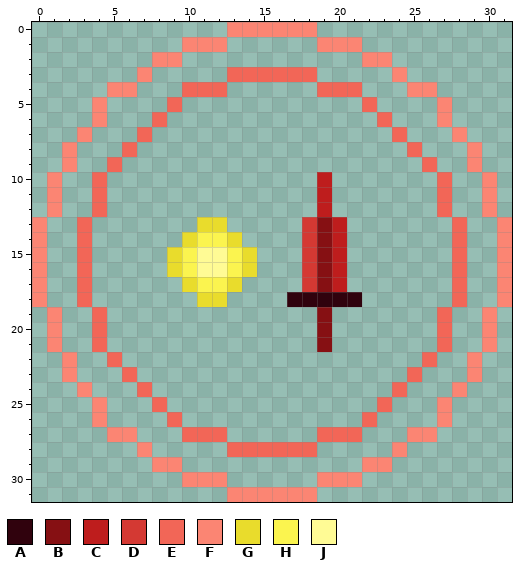
Pixel-art file: Roguelike Project/Assets/Sprites/PowerUp/ProjDamage.aseprite. That is the earlier state.
32x32 pixels, 1 frame.
Palette (. is transparent): A #30020d  B #861013  C #be1d1d  D #d43933  E #f26657  F #fb8573  G #e9dc2c  H #fbf44f  J #fffb95
Pixels before, first column x 0:
 0 .............FFFFFF.............
 1 ..........FFF......FFF..........
 2 ........FF............FF........
 3 .......F.....EEEEEE.....F.......
 4 .....FF...EEE......EEE...FF.....
 5 ....F....E............E....F....
 6 ....F...E..............E...F....
 7 ...F...E................E...F...
 8 ..F...E..................E...F..
 9 ..F..E....................E..F..
10 .F..E..............C.......E..F.
11 .F..E..............C.......E..F.
12 .F..E..............C.......E..F.
13 F..E.......GG.....DBC.......E..F
14 F..E......GHHG....DBC.......E..F
15 F..E.....GHJJHG...DBC.......E..F
16 F..E.....GHJJHG...DBC.......E..F
17 F..E......GHHG....DBC.......E..F
18 F..E.......GG....AAAAA......E..F
19 .F..E..............B.......E..F.
20 .F..E..............B.......E..F.
21 .F..E..............B.......E..F.
22 ..F..E....................E..F..
23 ..F...E..................E...F..
24 ...F...E................E...F...
25 ....F...E..............E...F....
26 ....F....E............E....F....
27 .....FF...EEE......EEE...FF.....
28 .......F.....EEEEEE.....F.......
29 ........FF............FF........
30 ..........FFF......FFF..........
31 .............FFFFFF.............
After the commit:
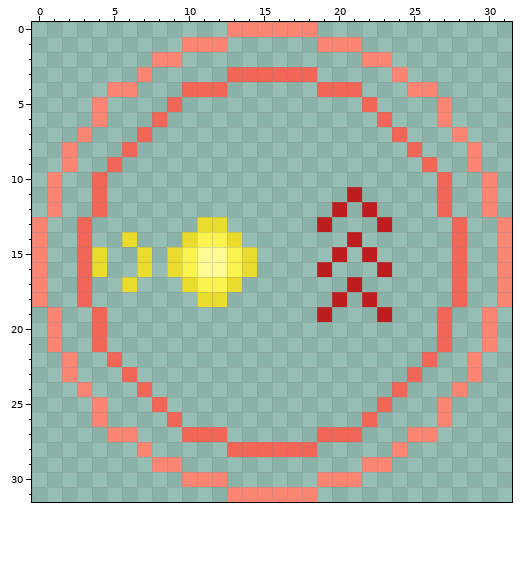
From old to new:
{"y":10,"x":19,"old":"C","new":"."}
{"y":11,"x":19,"old":"C","new":"."}
{"y":11,"x":21,"old":".","new":"C"}
{"y":12,"x":19,"old":"C.","new":".C"}
{"y":12,"x":22,"old":".","new":"C"}
{"y":13,"x":18,"old":"DBC","new":".C."}
{"y":13,"x":23,"old":".","new":"C"}
{"y":14,"x":6,"old":".","new":"G"}
{"y":14,"x":18,"old":"DBC.","new":"...C"}
{"y":15,"x":4,"old":".","new":"G"}
{"y":15,"x":7,"old":".","new":"G"}
{"y":15,"x":18,"old":"DB","new":".."}
{"y":15,"x":22,"old":".","new":"C"}
{"y":16,"x":4,"old":".","new":"G"}
{"y":16,"x":7,"old":".","new":"G"}
{"y":16,"x":18,"old":"DBC","new":".C."}
{"y":16,"x":23,"old":".","new":"C"}
{"y":17,"x":6,"old":".","new":"G"}
{"y":17,"x":18,"old":"DBC.","new":"...C"}
{"y":18,"x":17,"old":"AAAAA.","new":"...C.C"}
{"y":19,"x":19,"old":"B","new":"C"}
{"y":19,"x":23,"old":".","new":"C"}
{"y":20,"x":19,"old":"B","new":"."}
{"y":21,"x":19,"old":"B","new":"."}
